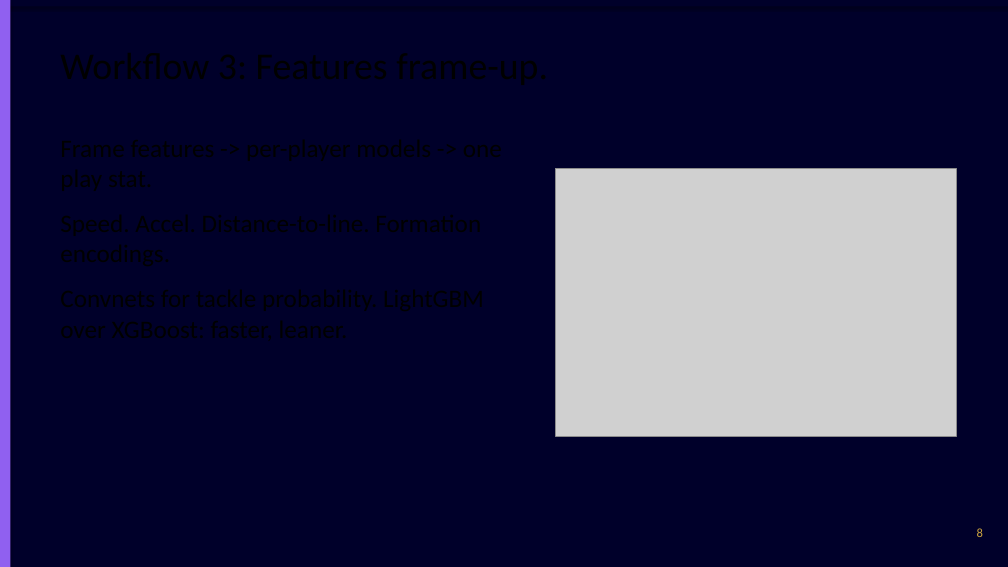
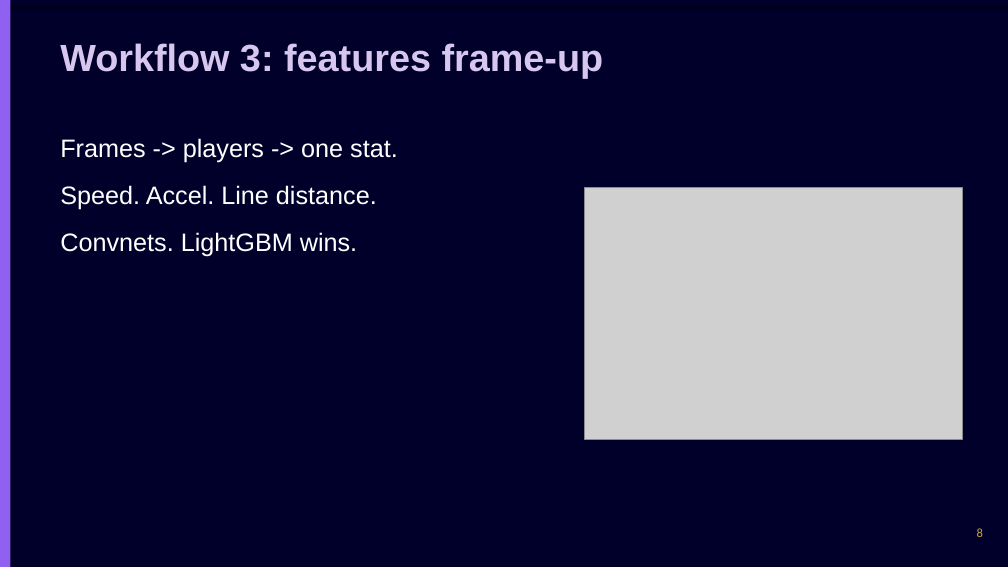
Before and after one commit to chasko-labs/nfl-big-data-bowl-2027, a slide deck: slide 8 of deck/unified.pptx. Drawn at 1008x567 pixels with LibreOffice and Linux fonts; fonts in the diff are those of the drawing; grey boxes stand for pictures. Boxes give left, top, right and bottom in pixels: in the first picture for what was removed or moved away, otherwise in the second. Text is boxed around its words. In the diff, an @@ line names an element or a change of style, - is before the commit and + after.

Commit message:
deck: explicit AAA colors, wrap on, short lines, two-column layout

```diff
--- a/deck/unified.pptx
+++ b/deck/unified.pptx
@@ text added at (60, 43, 604, 79), 36 pt, text #D7C7EE, bold @@
+Workflow 3: features frame-up
@@ text added at (60, 138, 398, 257), 24 pt, text #FFFFFF @@
+Frames -> players -> one stat.
+Speed. Accel. Line distance.
+Convnets. LightGBM wins.
@@ picture: place and size @@
-picture at (556, 169, 957, 436)
+picture at (585, 188, 963, 439)
```
Also in this commit, not shown: 16 other slides changed.
